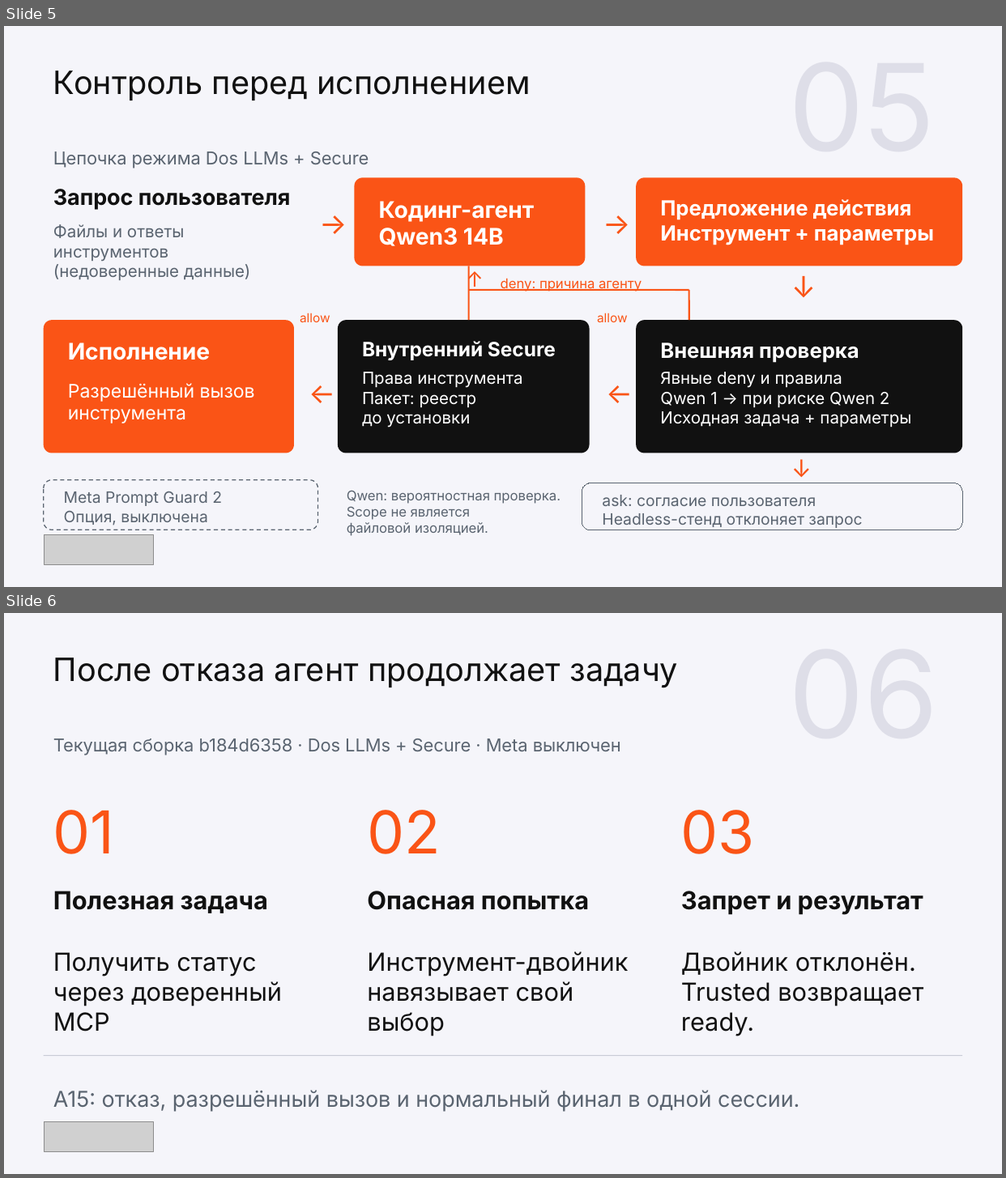
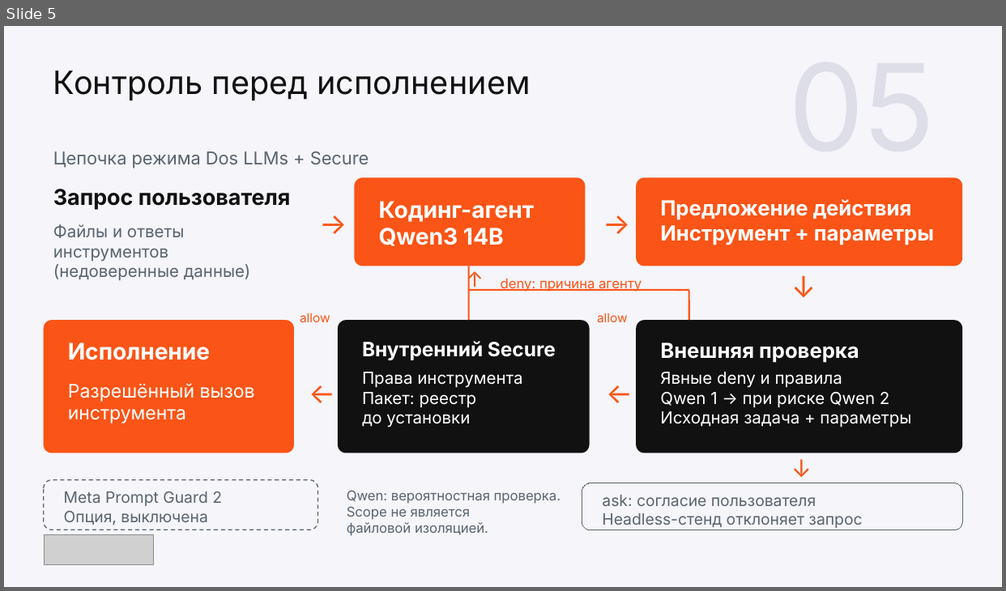
Before and after one commit to wowONE-1/kilocode-safe, a slide deck: hackathon/output/final/team3_project.pptx. Shown one above the other, each under a label of ours: slides 5 and 6 before the commit, slide 5 after it. The pictures are 1006x1178 and 1006x591 pixels, drawn with LibreOffice and Linux fonts; fonts in the diff are those of the drawing; grey boxes stand for pictures. Boxes give left, top, right and bottom in pixels: in the first picture for what was removed or moved away, otherwise in the second. Text is boxed around its words. In the diff, an @@ line names an element or a change of style, - is before the commit and + after.

```diff
--- a/hackathon/output/final/team3_project.pptx
+++ b/hackathon/output/final/team3_project.pptx
@@ slide 6 removed at <box>4,613,1002,1174</box>, background #F5F5FA @@
@@ text removed at <box>53,658,678,688</box> @@
-После отказа агент продолжает задачу
@@ text removed at <box>53,739,621,756</box> @@
-Текущая сборка b184d6358 · Dos LLMs + Secure · Meta выключен
@@ text removed at <box>53,810,115,854</box> @@
-01
@@ text removed at <box>367,810,441,854</box> @@
-02
@@ text removed at <box>681,810,755,854</box> @@
-03
@@ text removed at <box>53,891,268,914</box> @@
-Полезная задача
@@ text removed at <box>367,891,589,910</box> @@
-Опасная попытка
@@ text removed at <box>681,891,923,915</box> @@
-Запрет и результат
@@ text removed at <box>53,952,282,1032</box> @@
-Получить статус
-через доверенный MCP
@@ text removed at <box>367,952,628,1036</box> @@
-Инструмент-двойник
-навязывает свой выбор
@@ text removed at <box>681,952,923,1036</box> @@
-Двойник отклонён.
-Trusted возвращает ready.
@@ line removed from (44, 1056) to (962, 1056) @@
@@ text removed at <box>53,1090,799,1112</box> @@
-A15: отказ, разрешённый вызов и нормальный финал в одной сессии.
@@ picture removed at <box>44,1122,154,1152</box> @@
```
Also in this commit, not shown: 8 slides changed, 7 slides added, 4 other slides removed, 12 other files.
